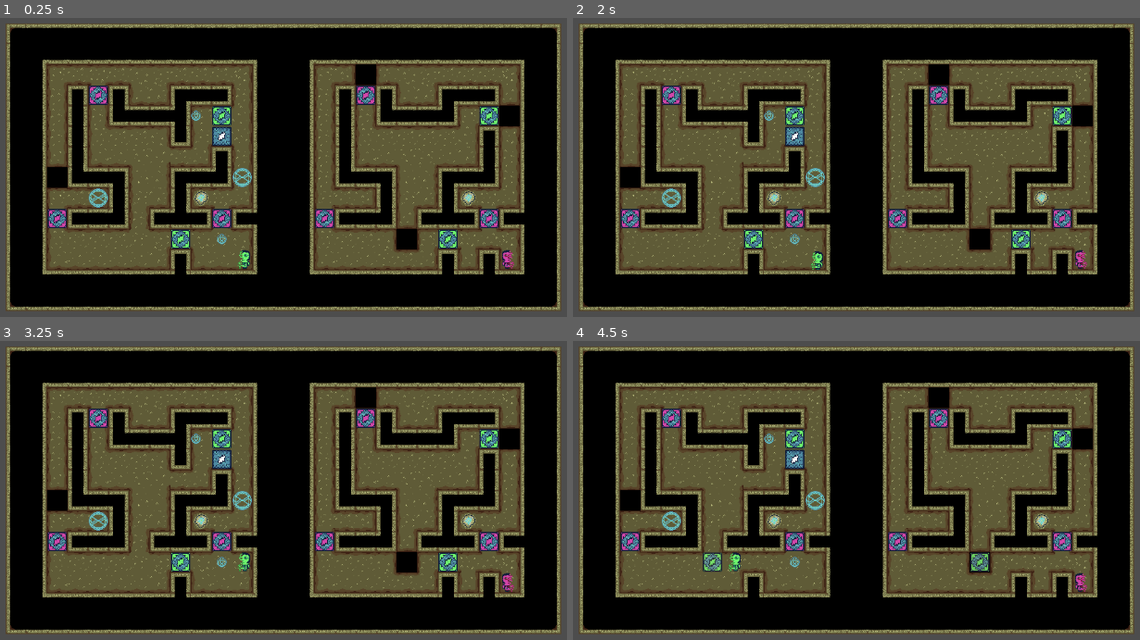
Above: before the commit, frames 1-4 (two rows, left to right).
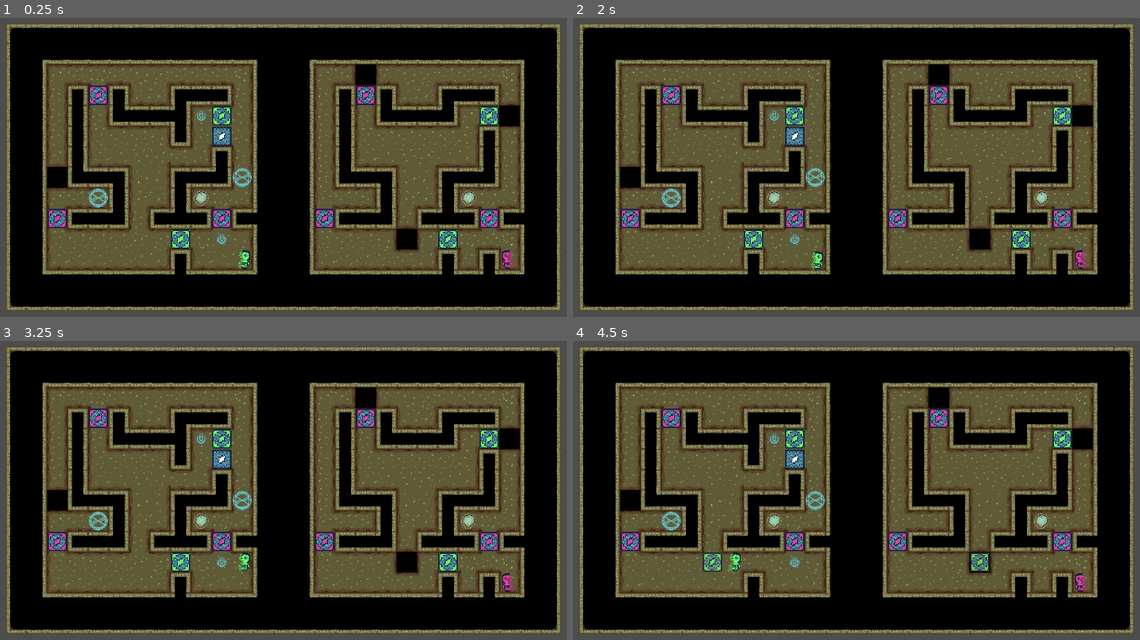
Above: after the commit, the same moments.

Repository: whitsettbe/kcol-f26-gamedevproj-cb
Game: Godot game, scene res://levels/Ruins/17 - Halberd.tscn
The game is run twice, just before and just after one commit, with the same random seed, the same clock (stepped at 60 frames per second) and the same inputs. This scene is started directly instead of the project's main scene.
Inputs:
- Up to frame 1 (0.25 s): no input
- Up to frame 2 (2 s): tap Enter at 0.5 s; hold D (L_right) 0.53-1.28 s; tap Shift (undo) at 0.6, 1.35 s; tap Space (restart) at 1.25 s; hold S (L_down) from 1.28 s (still down)
- Up to frame 3 (3.25 s): release S (L_down) at 2.03 s; hold D (L_right) 2.03-2.78 s; tap Shift (undo) at 2.1, 2.85 s; tap Space (restart) at 2.75 s; hold W (L_up) from 2.78 s (still down)
- Up to frame 4 (4.5 s): tap Space (restart) at 3.5 s; release W (L_up) at 3.53 s; hold A (L_left) from 3.53 s (still down); tap Shift (undo) at 3.6, 4.35 s

The runs differ from the first frame. In frame 1, less than 0.1% of the frame differs, in the area x 33-37%, y 30-35%; in frame 2, less than 0.1%; in frame 3, less than 0.1%; in frame 4, less than 0.1%.

Commit message:
Fix portals.

Diff:
--- a/TornAsunder/levels/Ruins/17 - Halberd.tscn
+++ b/TornAsunder/levels/Ruins/17 - Halberd.tscn
@@ -25,6 +25,20 @@
 position = Vector2(912, 400)
 is_exit = true
 
+[node name="PortalInL1" parent="." unique_id=1320353027 node_paths=PackedStringArray("target") instance=ExtResource("3_gbuqk")]
+position = Vector2(336, 400)
+target = NodePath("../PortalOutL1")
+
+[node name="PortalOutL1" parent="." unique_id=20745320 instance=ExtResource("7_gbuqk")]
+position = Vector2(496, 272)
+
+[node name="PortalInL2" parent="." unique_id=130588261 node_paths=PackedStringArray("target") instance=ExtResource("3_gbuqk")]
+position = Vector2(560, 368)
+target = NodePath("../PortalOutL2")
+
+[node name="PortalOutL2" parent="." unique_id=1674929555 instance=ExtResource("7_gbuqk")]
+position = Vector2(528, 464)
+
 [node name="FloorOverlays" type="TileMapLayer" parent="." unique_id=581005129]
 tile_map_data = PackedByteArray("AAAHAAQAAAAFAAwAAAAIAAQAAAAFAAwAAAAJAAQAAAAFAAwAAAAKAAQAAAAFAAwAAAALAAQAAAAFAAwAAAAMAA …(3808 unchanged characters)…
 tile_set = ExtResource("2_uryj8")
@@ -45,20 +59,6 @@
 side = 1
 blockType = 1
 blockColor = 2
-
-[node name="PortalInL1" parent="." unique_id=1320353027 node_paths=PackedStringArray("target") instance=ExtResource("3_gbuqk")]
-position = Vector2(336, 400)
-target = NodePath("../PortalOutL1")
-
-[node name="PortalOutL1" parent="." unique_id=20745320 instance=ExtResource("7_gbuqk")]
-position = Vector2(488, 272)
-
-[node name="PortalInL2" parent="." unique_id=130588261 node_paths=PackedStringArray("target") instance=ExtResource("3_gbuqk")]
-position = Vector2(560, 368)
-target = NodePath("../PortalOutL2")
-
-[node name="PortalOutL2" parent="." unique_id=1674929555 instance=ExtResource("7_gbuqk")]
-position = Vector2(528, 464)
 
 [node name="BlueEntangledBlock1a" parent="." unique_id=1282100363 node_paths=PackedStringArray("partner") instance=ExtResource("4_gfcg5")]
 position = Vector2(464, 464)
